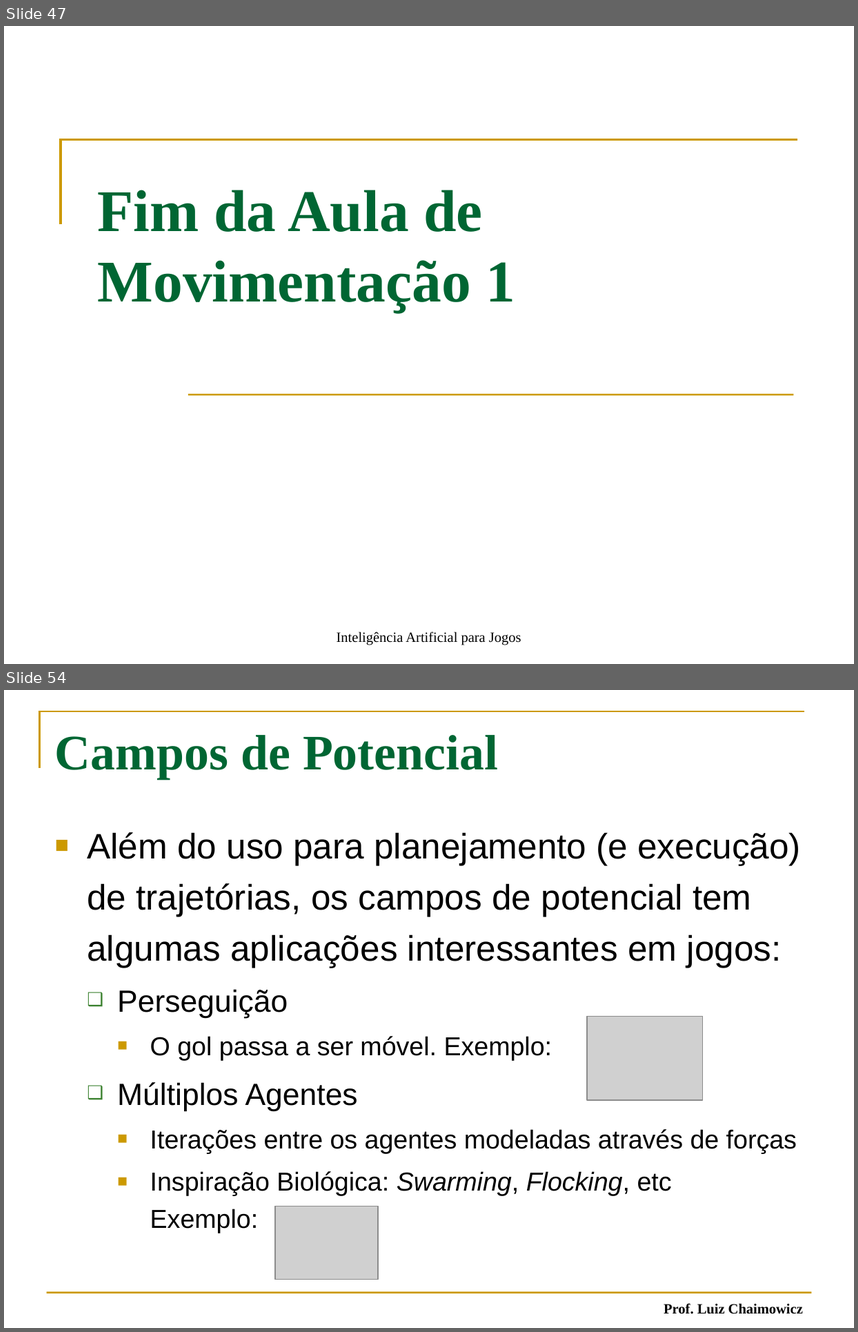
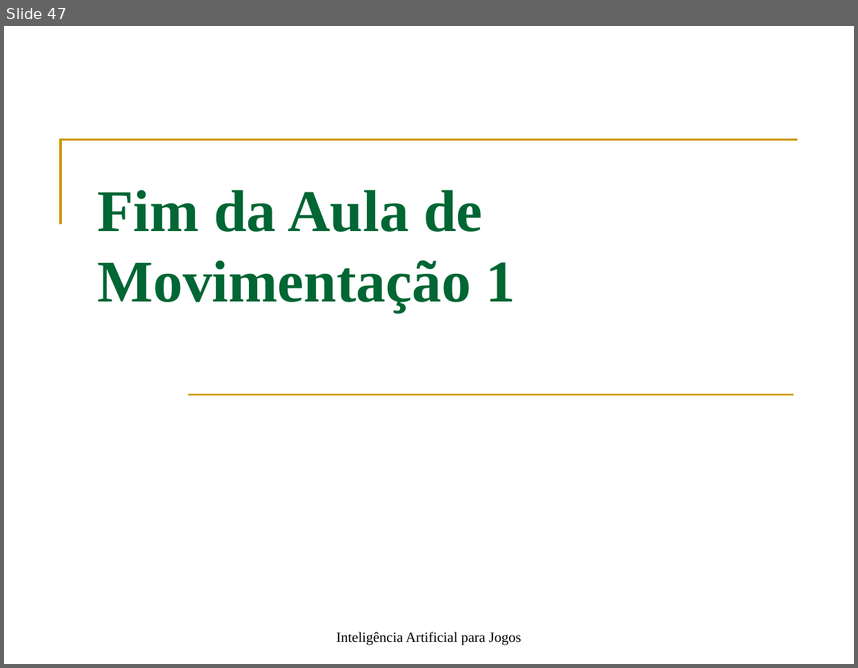
Before and after one commit to fegemo/cefet-games, a slide deck: attachments/IA 03 - Movimentação Simples.pptx. Shown one above the other, each under a label of ours: slides 47 and 54 before the commit, slide 47 after it; the slides between them are not shown. The pictures are 858x1332 and 858x668 pixels, drawn with LibreOffice and Linux fonts; fonts in the diff are those of the drawing; grey boxes stand for pictures. Boxes give left, top, right and bottom in pixels: in the first picture for what was removed or moved away, otherwise in the second. Text is boxed around its words. In the diff, an @@ line names an element or a change of style, - is before the commit and + after.

```diff
--- a/attachments/IA 03 - Movimentação Simples.pptx
+++ b/attachments/IA 03 - Movimentação Simples.pptx
@@ slide 54 removed at bbox=[4, 690, 854, 1328], background #FFFFFF @@
@@ freeform shape removed at bbox=[40, 711, 805, 768] @@
@@ title removed at bbox=[55, 735, 498, 779] @@
-Campos de Potencial
@@ text removed at bbox=[87, 832, 801, 1233] @@
-■ Além do uso para planejamento (e execução) de trajetórias, os campos de potencial tem algumas aplicações interessantes em jogos:
-  ❑ Perseguição
-    ■ O gol passa a ser móvel. Exemplo:
-  ❑ Múltiplos Agentes
-    ■ Iterações entre os agentes modeladas através de forças
-    ■ Inspiração Biológica: Swarming, Flocking, etc
-      Exemplo:
@@ picture removed at bbox=[587, 1016, 703, 1100] @@
@@ picture removed at bbox=[275, 1206, 378, 1279] @@
@@ line removed from (47, 1292) to (811, 1292) @@
@@ text removed at bbox=[664, 1303, 803, 1314] @@
-Prof. Luiz Chaimowicz
```
Also in this commit, not shown: 8 slides changed, 4 slides added, 36 other slides removed, 1 other file.
